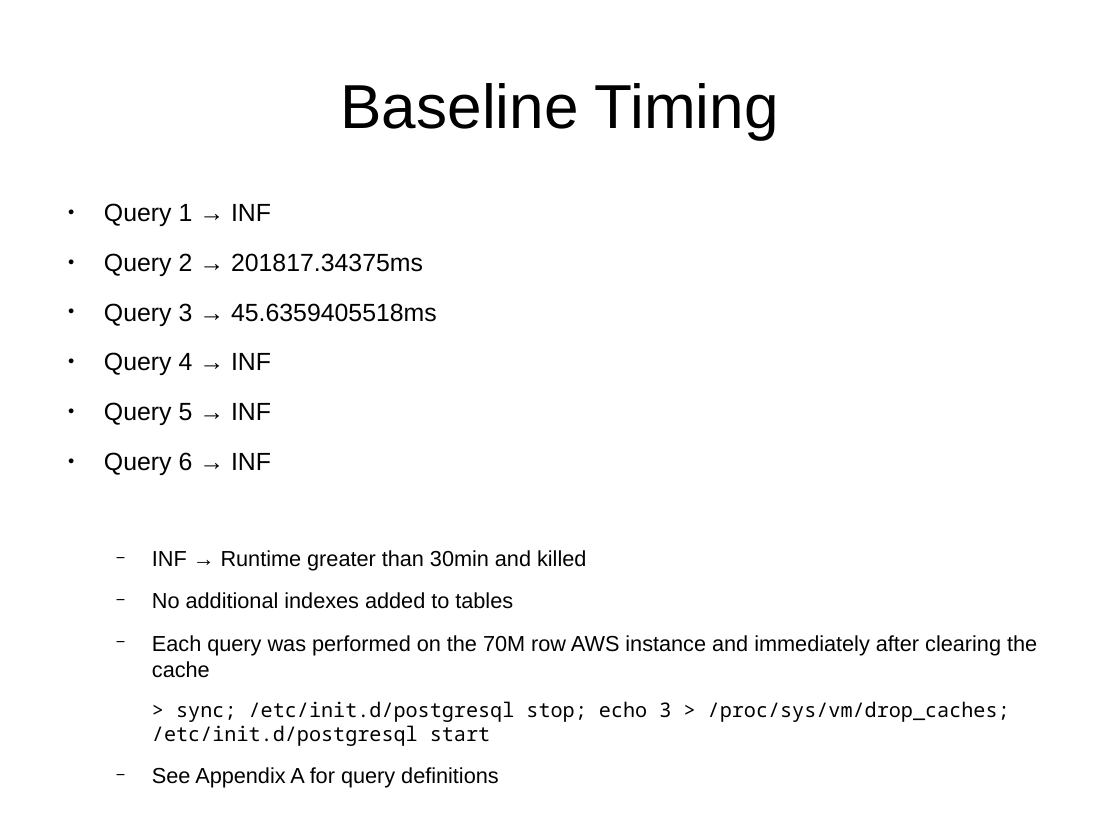
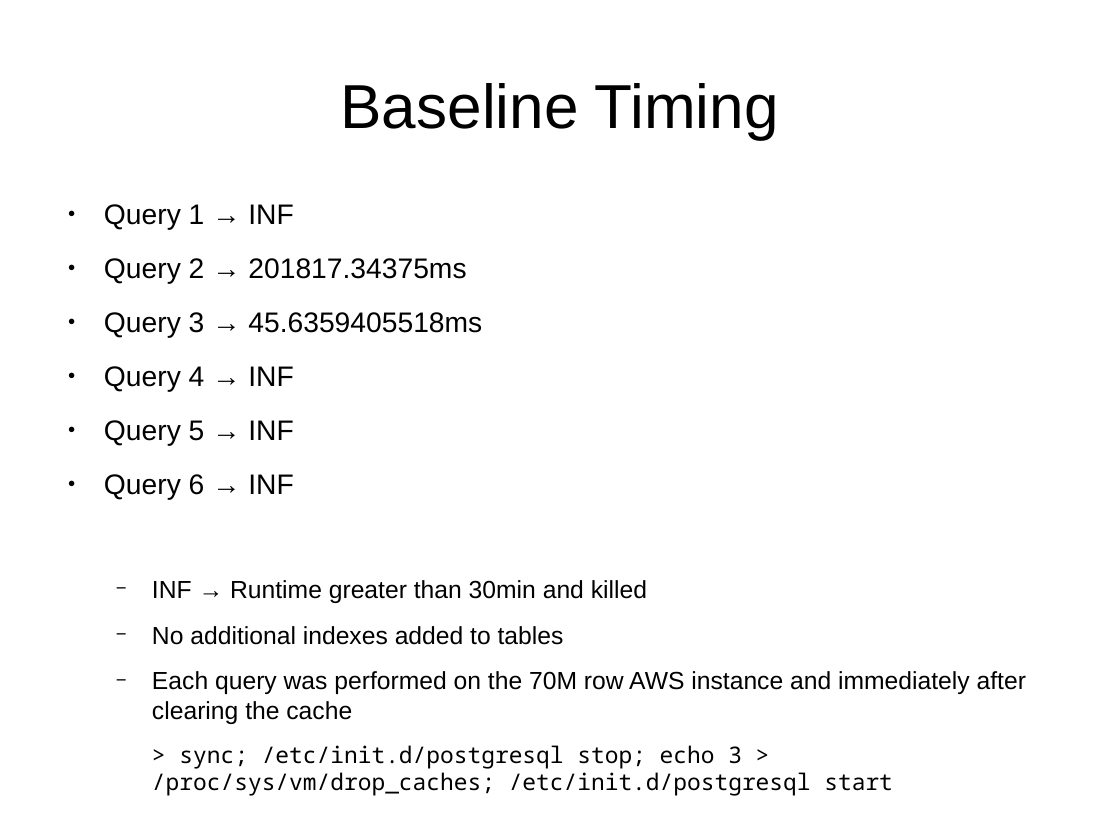
Before and after one commit to afcarl/dse201_final, a slide deck: slide 2 of dse201_final_report.odp. Drawn at 1120x840 pixels with LibreOffice and Linux fonts; fonts in the diff are those of the drawing. Boxes give left, top, right and bottom in pixels: in the first picture for what was removed or moved away, otherwise in the second. Text is boxed around its words. In the diff, an @@ line names an element or a change of style, - is before the commit and + after.

Commit message:
updated final indexes

```diff
--- a/dse201_final_report.odp
+++ b/dse201_final_report.odp
@@ text "Query 1 → INF" at bbox=[104, 204, 1026, 796]: size 17.6 to 20 pt in "Query 1 → INF", "Query 2 → 201817.34375ms", "Query 3 → 45.6359405518ms", "Query 4 → INF" and 2 more places; size 15.4 to 17.5 pt in "INF → Runtime greater than 30min and ...", "No additional indexes added to tables", "Each query was performed on the 70M ..."; size 14.3 to 16.2 pt in "> sync; /etc/init.d/postgresql stop; echo 3 > ..." @@
@@ text at bbox=[152, 767, 499, 788]: paragraph removed @@
-  − See Appendix A for query definitions
```
Also in this commit, not shown: 10 other slides changed, 2 slides added, 6 slides removed, 5 other files.
